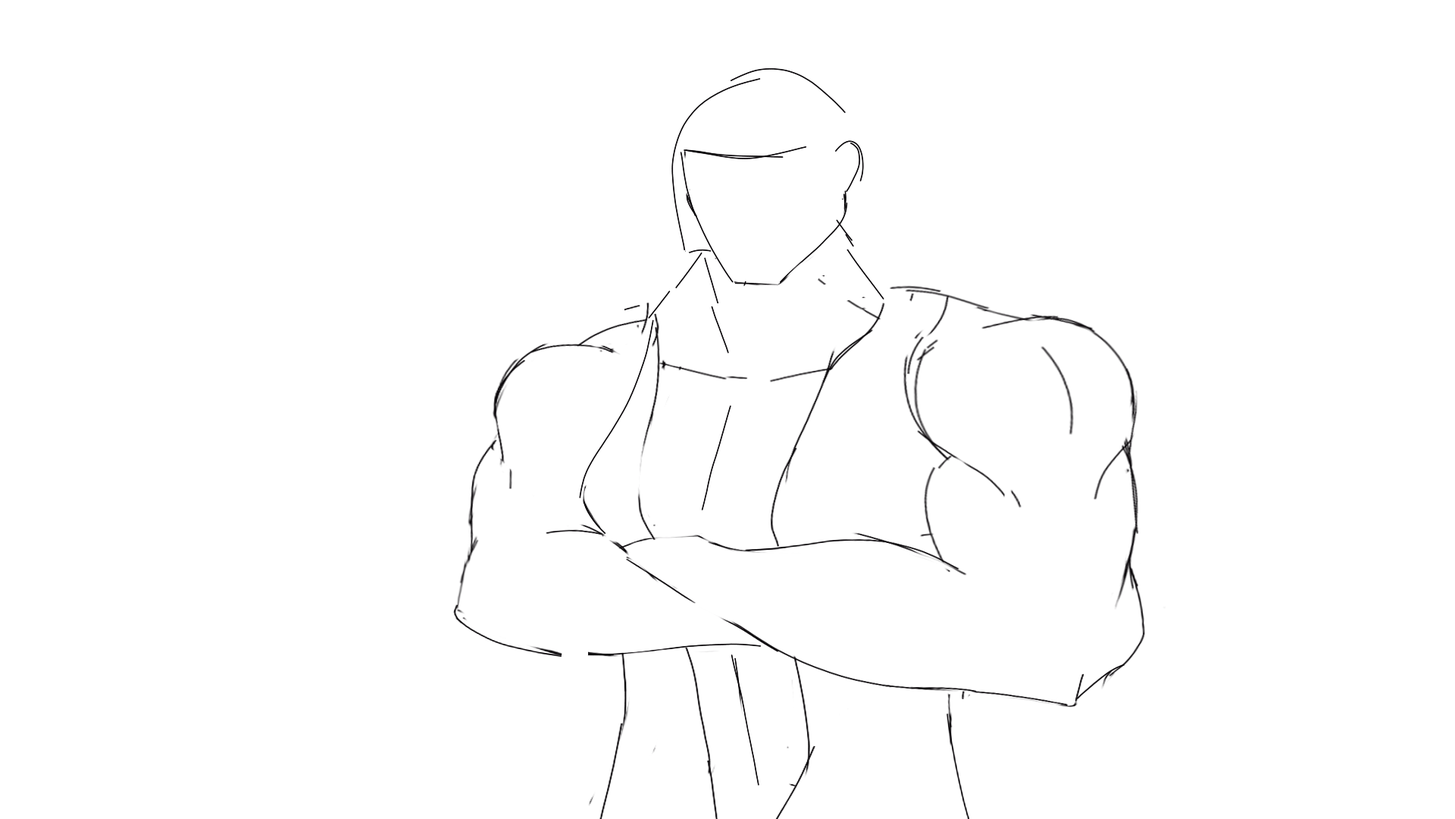
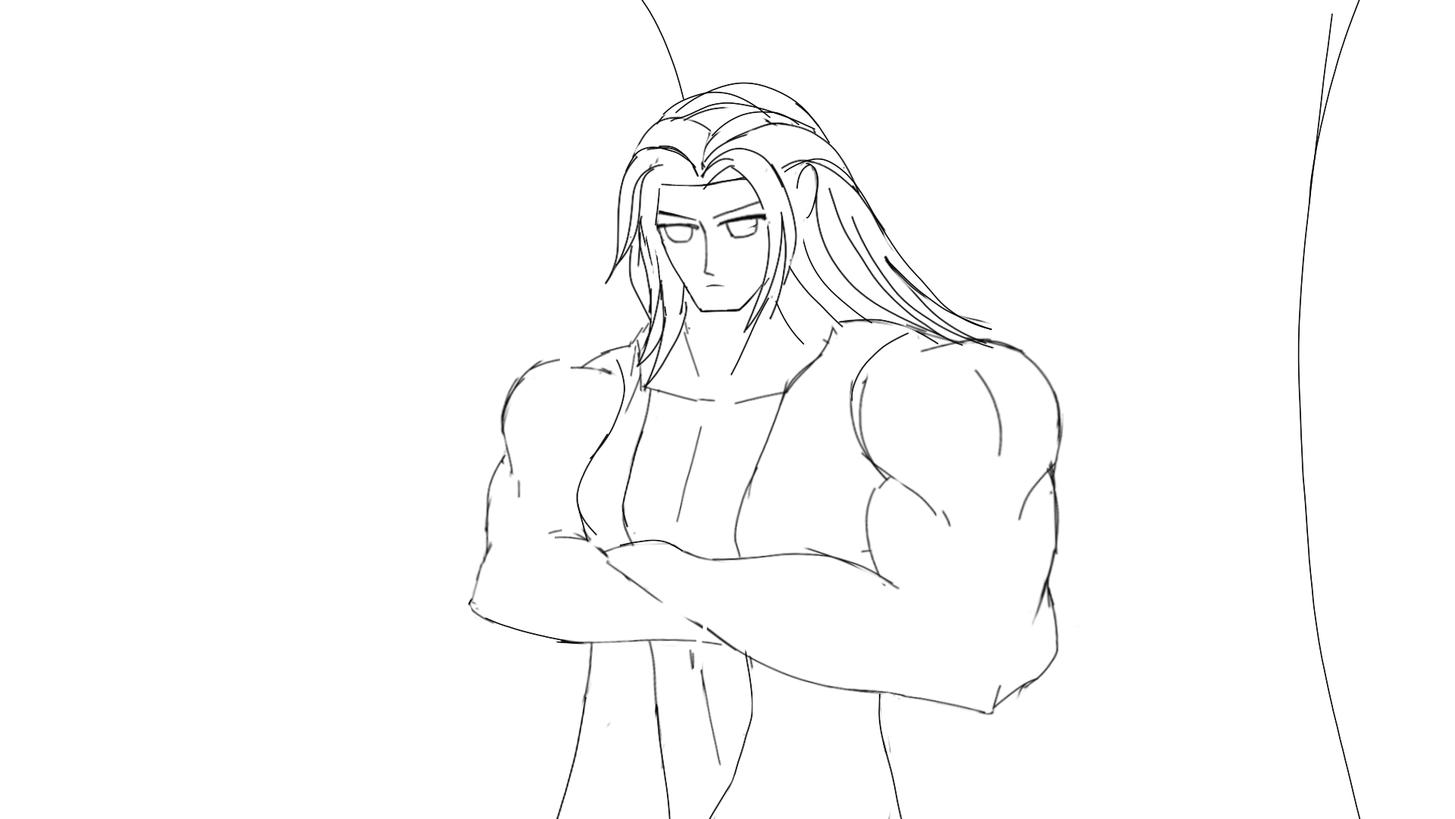
Layers edited between the first and the second w=1455, h=819 image:
added group "Group 5" with 2 layers above "Paint Layer 1" over (453, 48, 1116, 819)
added layer "Paint Layer 3" in group "Group 5" over (491, 48, 1068, 437)
moved "Paint Layer 2" into group "Group 5", painted on it over (453, 48, 1166, 819)
added layer "Paint Layer 4" above "Background" over (582, 0, 1362, 819)
